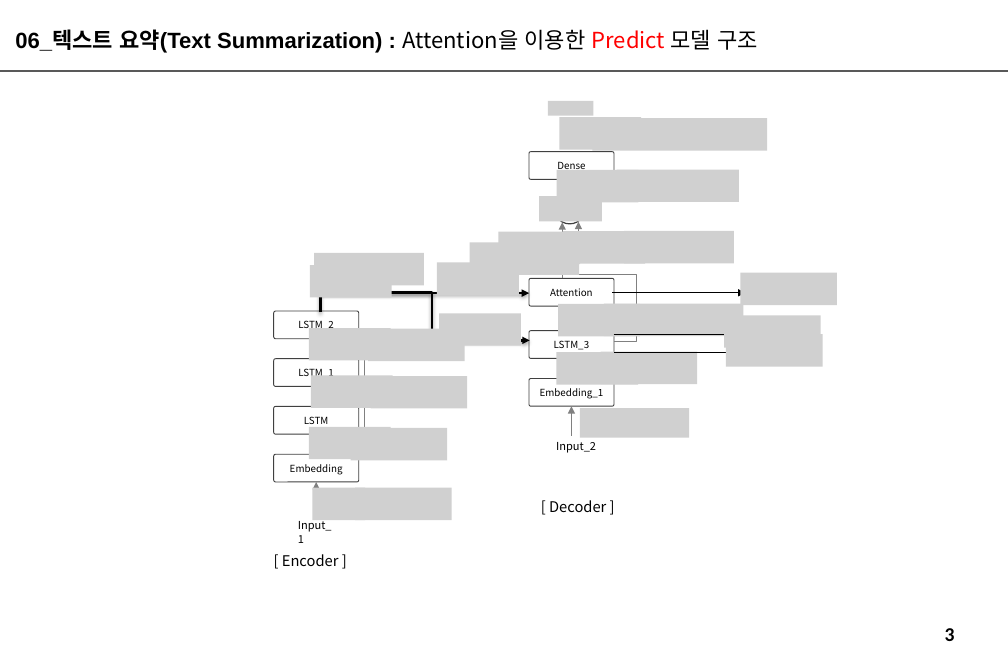
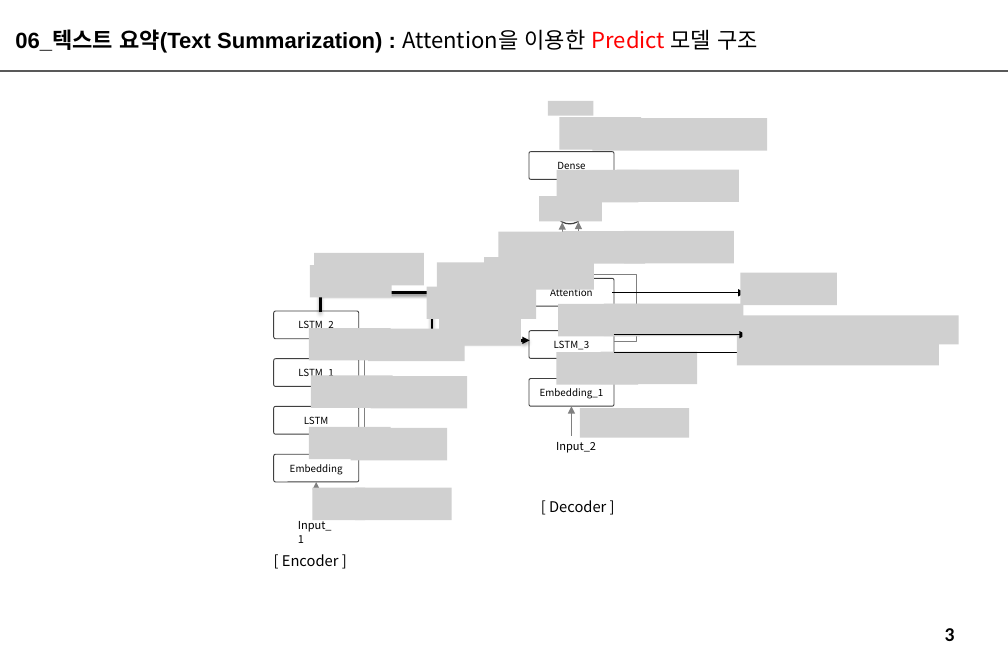
Before and after one commit to mkhoin/nlp1209, a slide deck: slide 3 of 자연어처리활용/텍스트 요약- Attention을 이용한 Train 모델 구조.pptx. Drawn at 1008x662 pixels with LibreOffice and Linux fonts; fonts in the diff are those of the drawing; grey boxes stand for pictures. Boxes give left, top, right and bottom in pixels: in the first picture for what was removed or moved away, otherwise in the second. Text is boxed around its words. In the diff, an @@ line names an element or a change of style, - is before the commit and + after.

```diff
--- a/자연어처리활용/텍스트 요약- Attention을 이용한 Train 모델 구조.pptx
+++ b/자연어처리활용/텍스트 요약- Attention을 이용한 Train 모델 구조.pptx
@@ picture: place and size @@
-picture at (470,243,579,275)
+picture at (485,257,594,290)
@@ picture added at (426,287,536,320) @@
@@ picture: place and size @@
-picture at (724,315,820,348)
+picture at (742,315,959,344)
@@ picture: place and size @@
-picture at (726,335,822,367)
+picture at (737,333,939,365)
```
